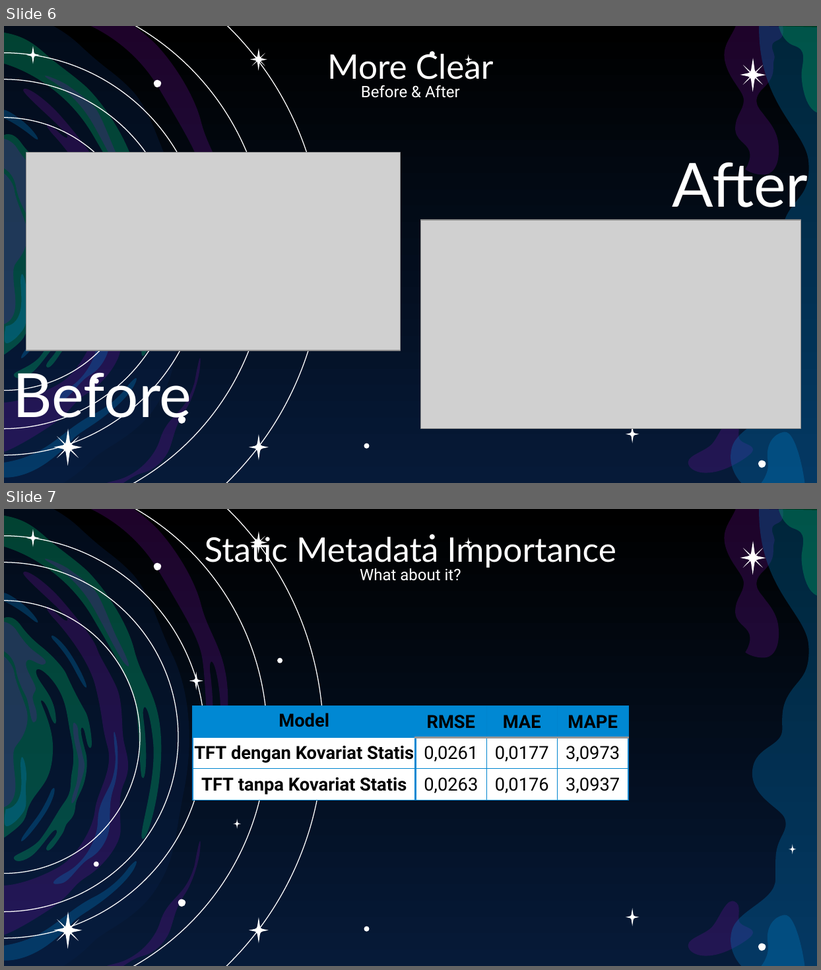
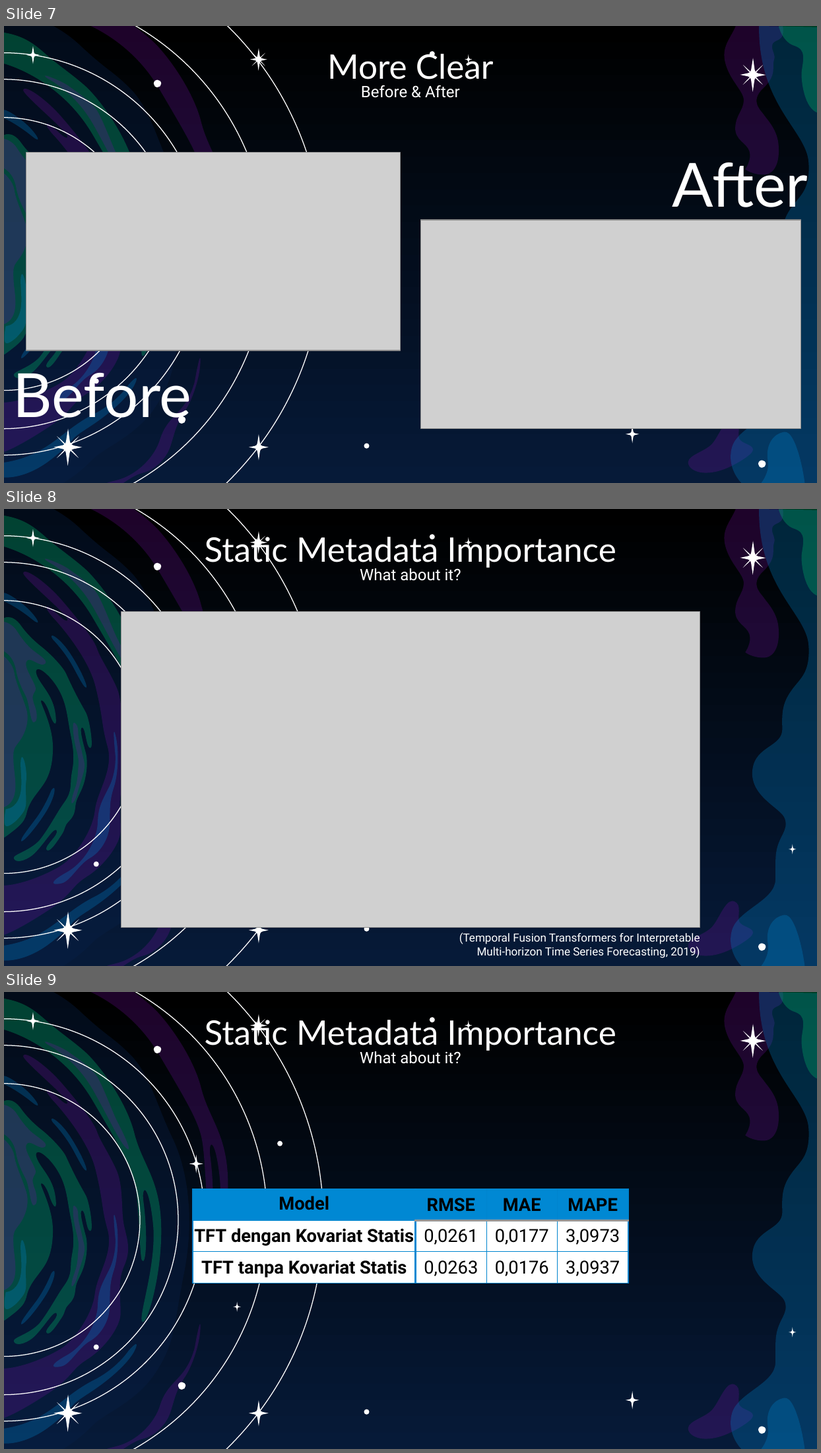
Before and after one commit to AfterRain007/Skripsi, a slide deck: Powerpoint Sidang.pptx. Shown one above the other, each under a label of ours: slides 6 and 7 before the commit, slides 7, 8 and 9 after it. The pictures are 821x970 and 821x1453 pixels, drawn with LibreOffice and Linux fonts; fonts in the diff are those of the drawing; grey boxes stand for pictures. Boxes give left, top, right and bottom in pixels: in the first picture for what was removed or moved away, otherwise in the second. Text is boxed around its words. In the diff, an @@ line names an element or a change of style, - is before the commit and + after.

```diff
--- a/Powerpoint Sidang.pptx
+++ b/Powerpoint Sidang.pptx
@@ slide 8 added at <box>4,509,817,966</box>, background gradient #000000 to #061A38; not listed: 26 template elements that a slide beside it also shows @@
@@ freeform shape added at <box>26,529,40,547</box>, fill #FFFFFF @@
@@ text added at <box>205,532,616,581</box>, 30 pt, text #FFFFFF @@
+Static Metadata Importance
+What about it?
@@ freeform shape added at <box>250,531,267,554</box>, fill #FFFFFF @@
@@ freeform shape added at <box>429,534,435,540</box>, fill #FFFFFF @@
@@ freeform shape added at <box>465,537,473,547</box>, fill #FFFFFF @@
@@ freeform shape added at <box>740,541,766,575</box>, fill #FFFFFF @@
@@ freeform shape added at <box>154,562,161,570</box>, fill #FFFFFF @@
@@ picture added at <box>121,611,700,927</box> @@
@@ freeform shape added at <box>789,845,796,855</box>, fill #FFFFFF @@
@@ freeform shape added at <box>94,862,99,867</box>, fill #FFFFFF @@
@@ freeform shape added at <box>54,912,82,950</box>, fill #FFFFFF @@
@@ freeform shape added at <box>249,917,268,943</box>, fill #FFFFFF @@
@@ freeform shape added at <box>364,927,370,933</box>, fill #FFFFFF @@
@@ text added at <box>459,933,700,958</box>, 10 pt, text #FFFFFF @@
+(Temporal Fusion Transformers for Interpretable Multi-horizon Time Series Forecasting, 2019)
@@ freeform shape added at <box>758,944,766,951</box>, fill #FFFFFF @@
@@ what was slide 6 is now slide 7 @@
@@ what was slide 7 is now slide 9 @@
```
Also in this commit, not shown: 2 other slides added.
